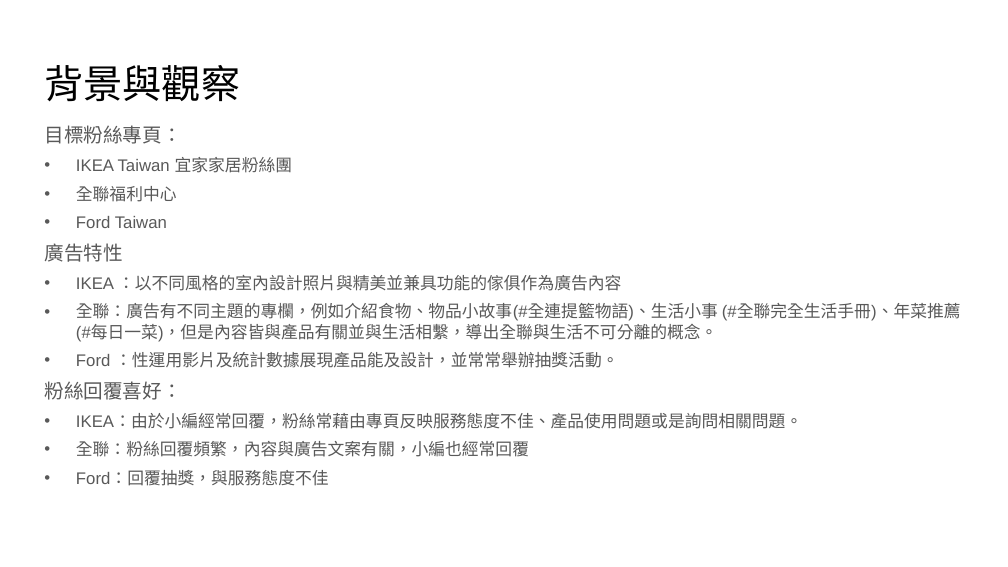
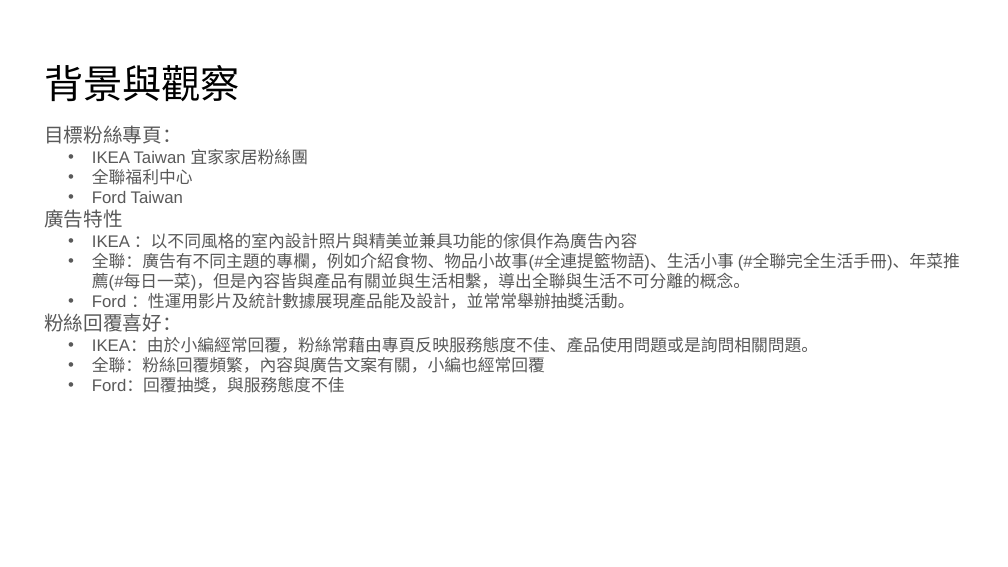
Before and after one commit to leadwort15027/SocialMedia_Final, a slide deck: slide 3 of Final_Project.pptx. Drawn at 1008x567 pixels with LibreOffice and Linux fonts; fonts in the diff are those of the drawing. Boxes give left, top, right and bottom in pixels: in the first picture for what was removed or moved away, otherwise in the second. Text is boxed around its words. In the diff, an @@ line names an element or a change of style, - is before the commit and + after.

```diff
--- a/Final_Project.pptx
+++ b/Final_Project.pptx
@@ text "目標粉絲專頁：" at box(44, 125, 960, 393): less space between paragraphs; indent changed @@
```
Also in this commit, not shown: 6 other slides changed, 3 slides added, 1 slide removed, 2 other files.
